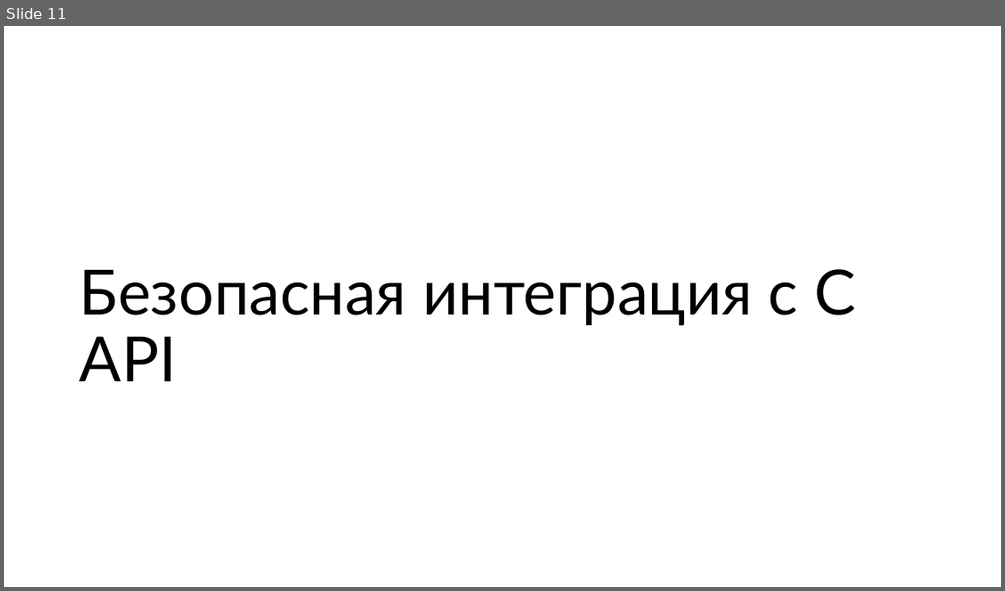
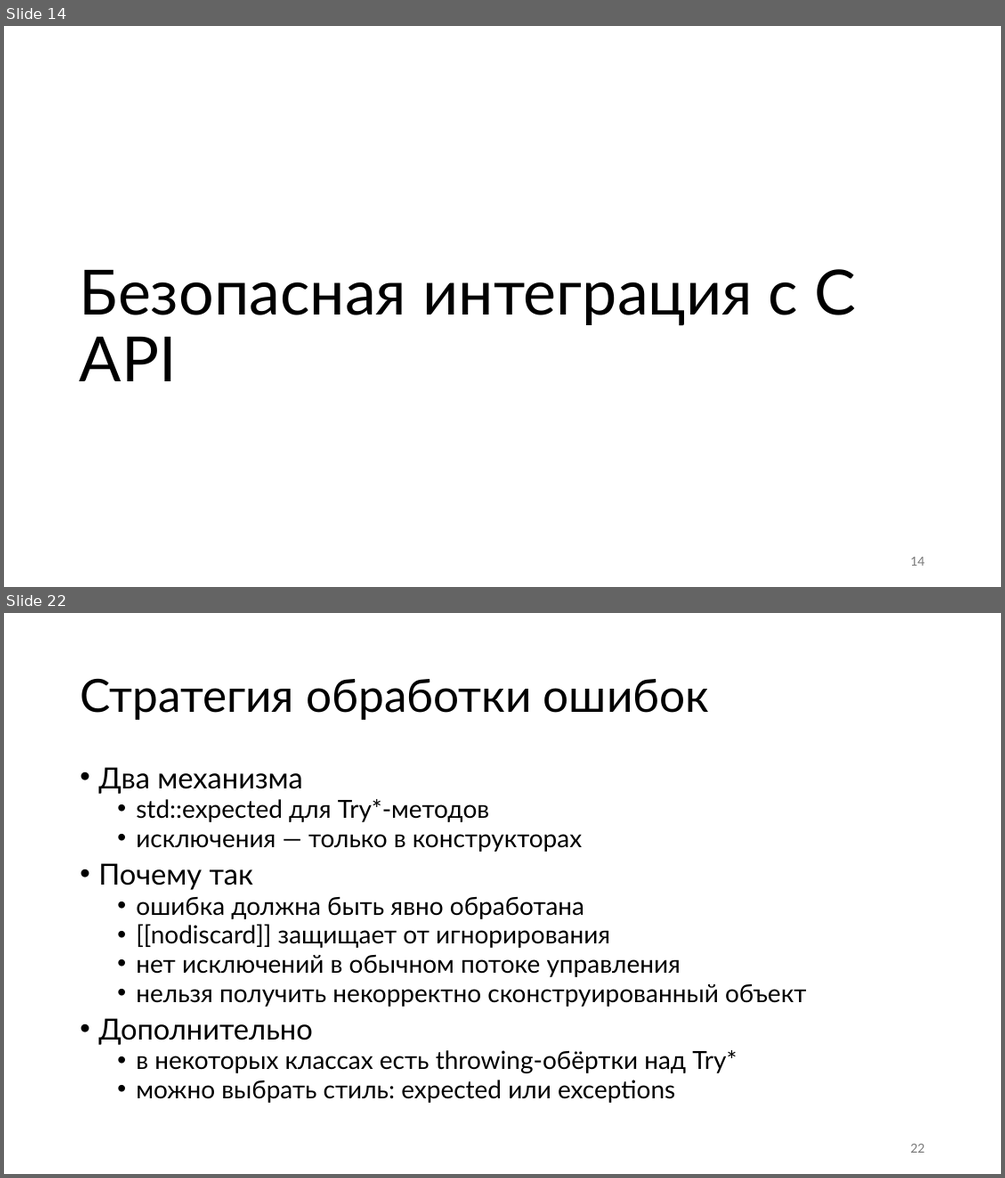
Before and after one commit to alexey-malov/ffmpeg-transcoder-demo, a slide deck: ffmpeg without pain.pptx. Shown one above the other, each under a label of ours: slide 11 before the commit, slides 14 and 22 after it; the slides between them are not shown. The pictures are 1005x591 and 1005x1178 pixels, drawn with LibreOffice and Linux fonts; fonts in the diff are those of the drawing. Boxes give left, top, right and bottom in pixels: in the first picture for what was removed or moved away, otherwise in the second. Text is boxed around its words. In the diff, an @@ line names an element or a change of style, - is before the commit and + after.

```diff
--- a/ffmpeg without pain.pptx
+++ b/ffmpeg without pain.pptx
@@ slide 22 added at (4,613,1001,1174), background #FFFFFF @@
@@ title added at (80,678,709,720), 44 pt, text #000000 @@
+Стратегия обработки ошибок
@@ text added at (98,767,806,1103), 24 pt, text #000000 @@
+• Два механизма
+  • std::expected для Try*-методов
+  • исключения — только в конструкторах
+• Почему так
+  • ошибка должна быть явно обработана
+  • [[nodiscard]] защищает от игнорирования
+  • нет исключений в обычном потоке управления
+  • нельзя получить некорректно сконструированный объект
+• Дополнительно
+  • в некоторых классах есть throwing-обёртки над Try*
+  • можно выбрать стиль: expected или exceptions
@@ page number added at (910,1143,924,1152), 12 pt, text #797979 @@
+22
@@ what was slide 11 is now slide 14 @@
@@ slide 14 changed as well @@
@@ page number added at (910,556,924,565), 12 pt, text #797979 @@
+14
```
Also in this commit, not shown: 11 other slides changed, 49 other slides added, 7 slides removed.
